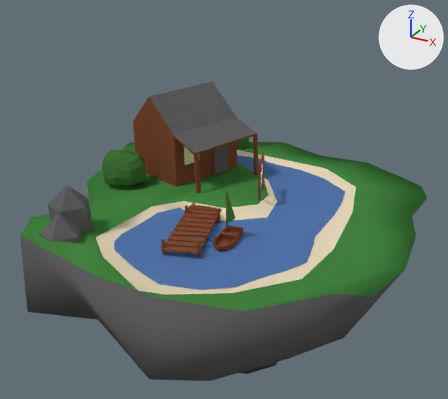
What one commit did to the Blender file assets/blender_files/island_lake.blend.
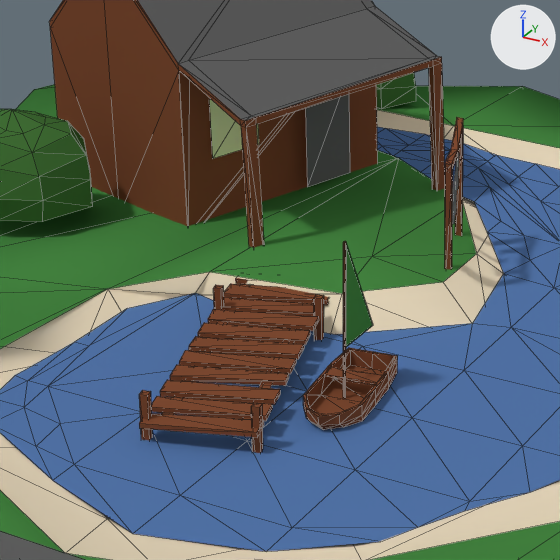
Old and new are each drawn whole from a 50 mm lens placed at (37.1, -64.8, 32.6), pointed at (0.8, 1.2, -0.4) and again close up on the part from 26% to 66% of the width and 29% to 73% of the height. Every picture has the same lights, and +X, +Y and +Z are marked at upper right. The close-ups show mesh edges as thin lines.

The older version as bpy lines, for what is in view:
```python
me_mesh2_model_005 = bpy.data.meshes.new('Mesh2 Model.005')
me_mesh2_model_005.from_pydata(...)  # 734 vertices, 1165 faces, 3 loose edges; spans x -23.7..26.4, y -28.5..22.8, z -25.8..25.1
me_mesh2_model_005.materials.append(mat_grass)  # green #448440
me_mesh2_model_005.materials.append(mat_sand)  # beige #e7d8bb
me_mesh2_model_005.materials.append(mat_rock_upper)  # white #e7e7e7
me_mesh2_model_005.materials.append(mat_water)  # blue #5375aa
me_mesh2_model_005.materials.append(mat_wood_002)  # brown #7e4a31
me_mesh2_model_005.materials.append(mat_rocklower)  # dark grey #616161
me_mesh2_model_005.materials.append(mat_windows)  # yellow #e0e7ae
me_mesh2_model_005.materials.append(mat_bush)  # dark green #416e35
me_mesh2_model_005.materials.append(mat_rock_lower)  # dark grey #616161
ob_mesh2_model_001 = bpy.data.objects.new('Mesh2 Model.001', me_mesh2_model_005)
ob_mesh2_model_001.location = (0.0, 0.0, 0.0)
ob_mesh2_model_001.rotation_euler = (1.571, 0.0, 0.0)  # degrees (90, 0, 0)
```
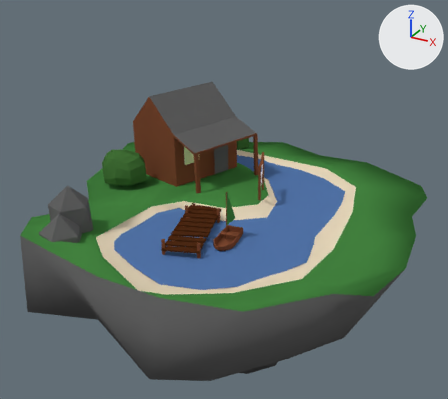
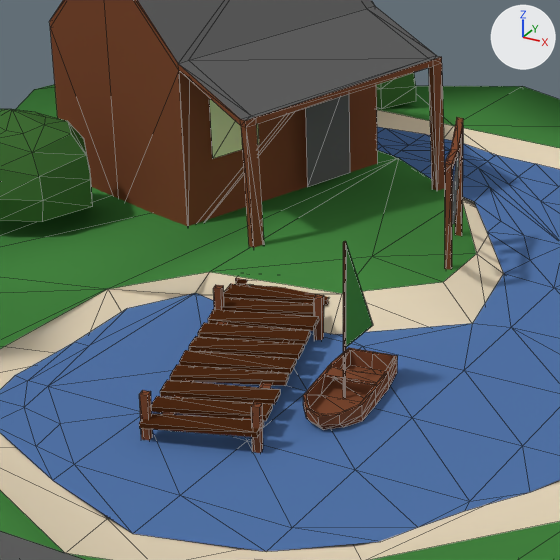
Commit message: lake island fixes

Changed parts and their boxes [x1, y1, x2, y2] in the close-ups (560 x 560 px):
part 1 of me_mesh2_model_005, recoloured
    both: [139, 278, 328, 437]

The change in detail:
Material 'Wood' (mat_wood) is new.
Its base color is (0.0723, 0.0212, 0.00651) (brown #4c2813).
me_mesh2_model_005 has 734 vertices, 1165 faces, 3 loose edges and spans x -23.7..26.4, y -28.5..22.8, z -25.8..25.1.
me_mesh2_model_005 is used by ob_mesh2_model_001.
me_mesh2_model_005 part 1: 110 of the faces centred in x -1.2..6.1, y 0.3..0.6, z 2.2..15.3 switch from mat_wood_002 (brown #7e4a31) to mat_wood (brown #4c2813).
